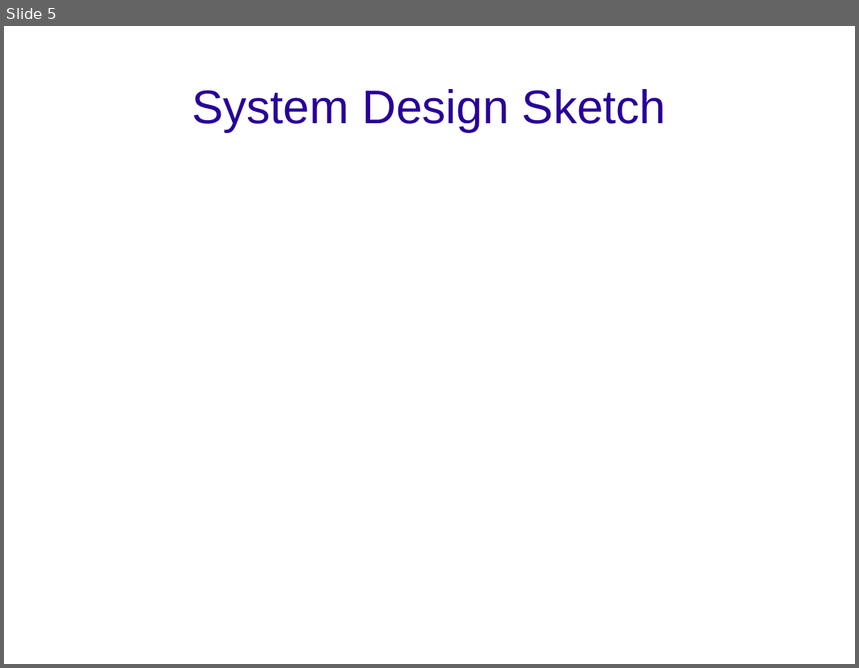
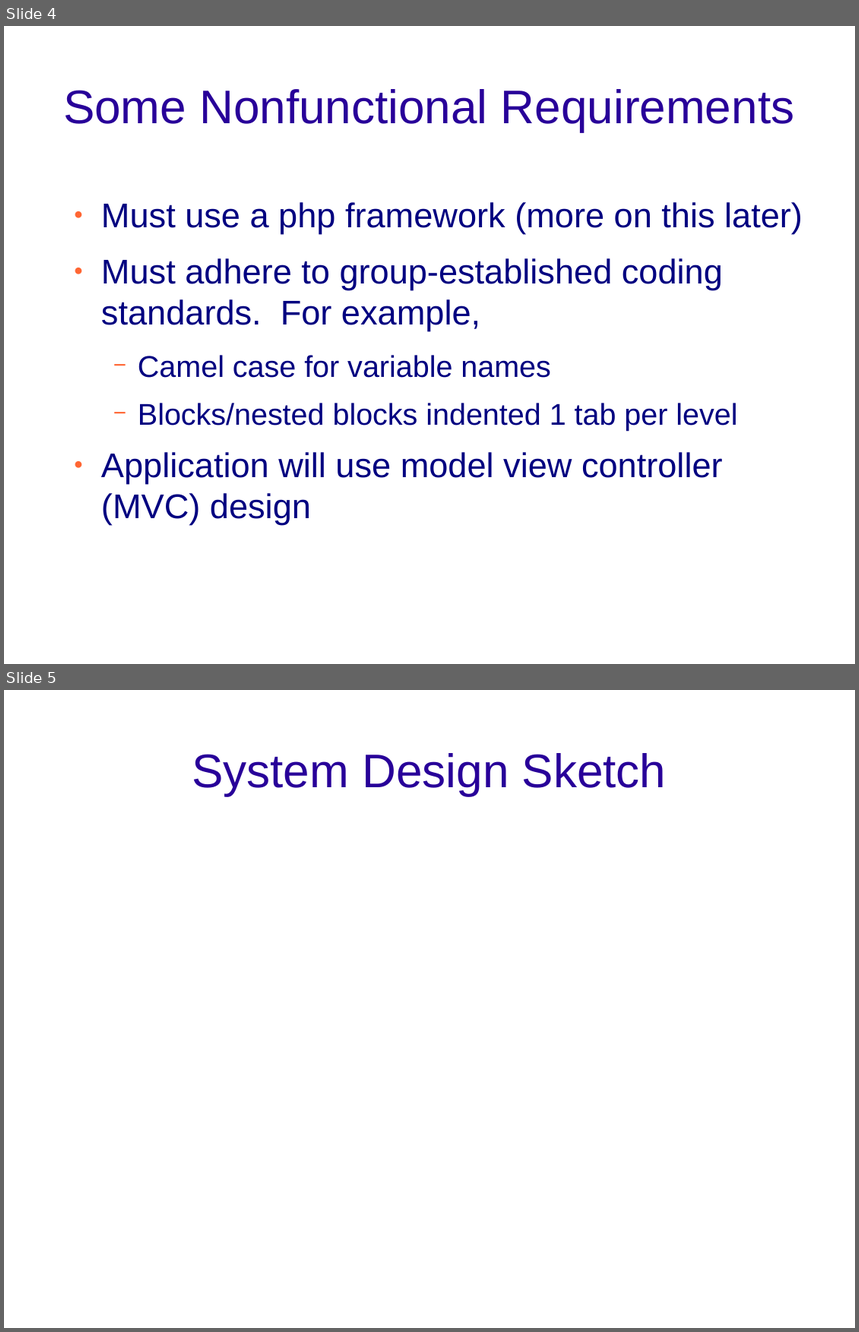
Before and after one commit to connorcook/digidiet, a slide deck: Presentations/demo1.odp. Shown one above the other, each under a label of ours: slide 5 before the commit, slides 4 and 5 after it. The pictures are 859x668 and 859x1332 pixels, drawn with LibreOffice and Linux fonts; fonts in the diff are those of the drawing; background and template pictures are left out. Boxes give left, top, right and bottom in pixels: in the first picture for what was removed or moved away, otherwise in the second. Text is boxed around its words. In the diff, an @@ line names an element or a change of style, - is before the commit and + after.

Commit message:
Almost complete...finished all but system design slide

```diff
--- a/Presentations/demo1.odp
+++ b/Presentations/demo1.odp
@@ slide 4 added at (4,26,855,664), background picture (left out) @@
@@ title added at (63,89,794,132), 44 pt, text #280099 @@
+Some Nonfunctional Requirements
@@ text added at (101,202,803,525), 32 pt, text #000080 @@
+● Must use a php framework (more on this later)
+● Must adhere to group-established coding standards. For example,
+  − Camel case for variable names
+  − Blocks/nested blocks indented 1 tab per level
+● Application will use model view controller (MVC) design
```
Also in this commit, not shown: 3 slides changed, 4 other slides added, 5 slides removed.
